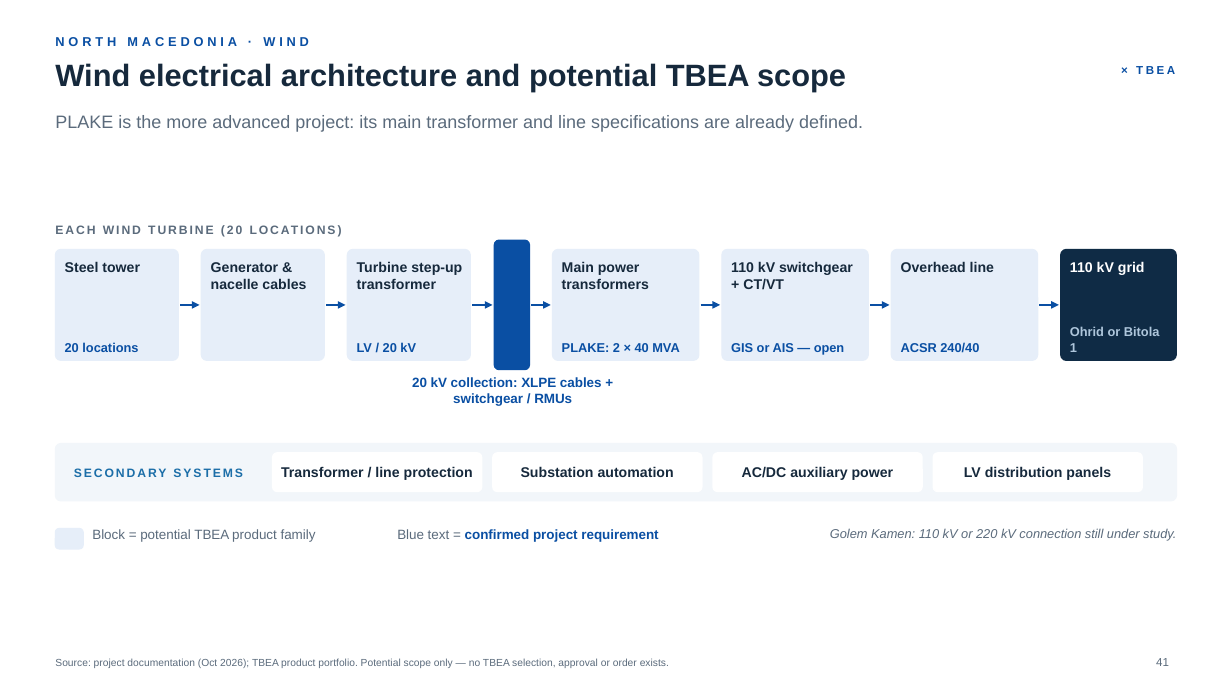
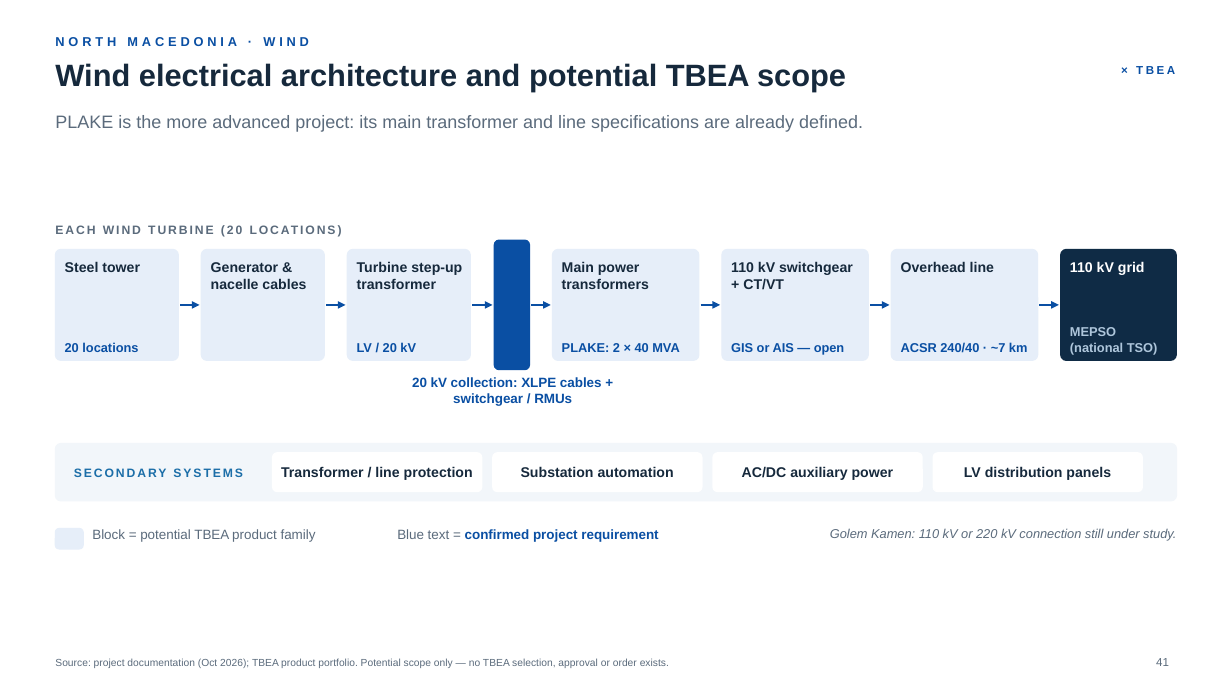
Before and after one commit to taimoorRazi/MultiTransformer, a slide deck: slide 41 of TBEA_HQ_Partnership_v2/Ulusoy - TBEA Partnership.pptx. Drawn at 1232x693 pixels with LibreOffice and Linux fonts; fonts in the diff are those of the drawing; background and template pictures are left out. Boxes give left, top, right and bottom in pixels: in the first picture for what was removed or moved away, otherwise in the second. Text is boxed around its words. In the diff, an @@ line names an element or a change of style, - is before the commit and + after.

```diff
--- a/TBEA_HQ_Partnership_v2/Ulusoy - TBEA Partnership.pptx
+++ b/TBEA_HQ_Partnership_v2/Ulusoy - TBEA Partnership.pptx
@@ text at [1070,327,1158,355]: text changed @@
-Ohrid or Bitola 1
+MEPSO (national TSO)
@@ text at [901,342,1028,353]: text changed @@
-ACSR 240/40
+ACSR 240/40 · ~7 km
```
Also in this commit, not shown: 2 other slides changed, 15 other files.
